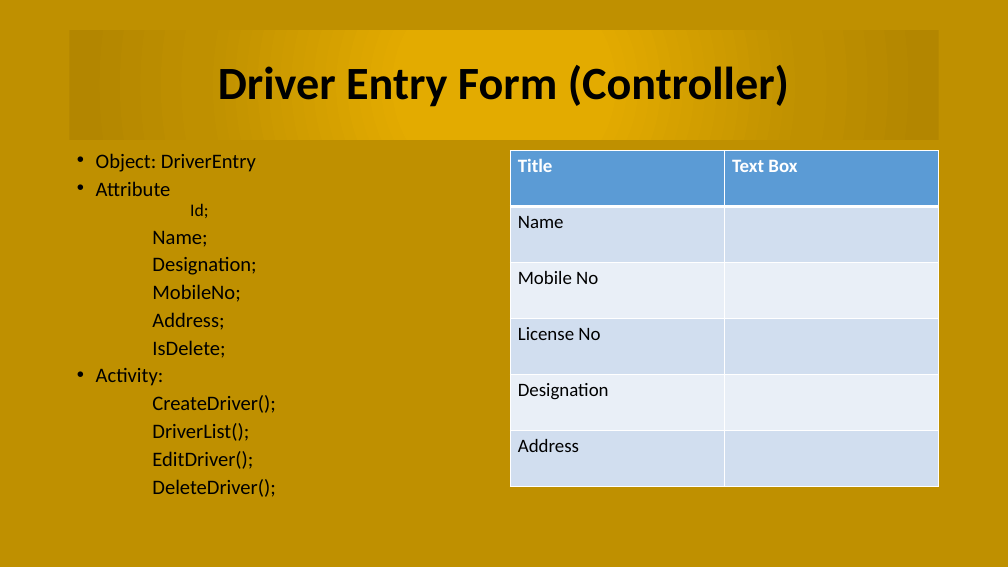
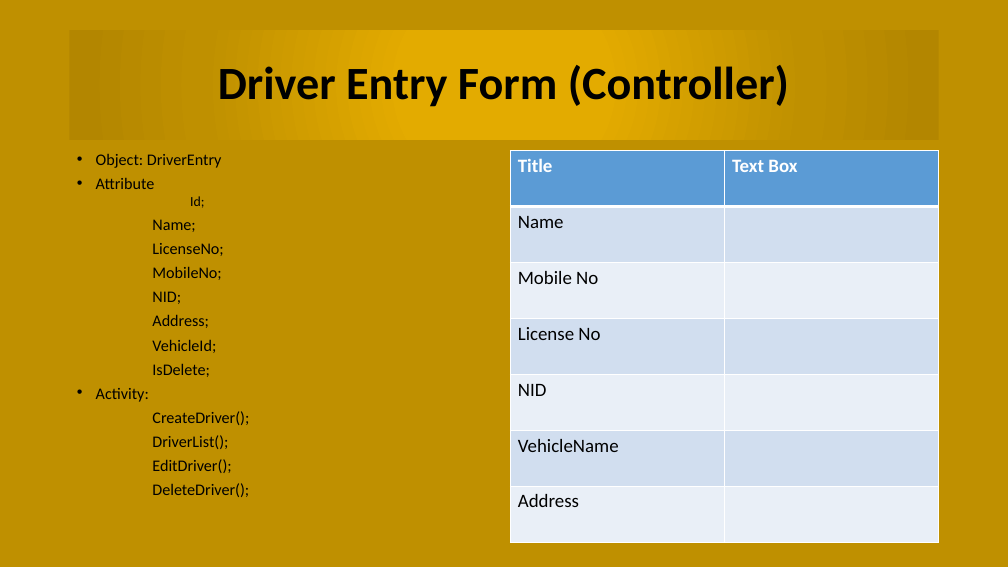
Before and after one commit to chittoranjan/BCCVehicleManagemant, a slide deck: slide 8 of Document/Vehicle Management Presentation.pptx (slide 7 before the commit). Drawn at 1008x567 pixels with LibreOffice and Linux fonts; fonts in the diff are those of the drawing. Boxes give left, top, right and bottom in pixels: in the first picture for what was removed or moved away, otherwise in the second. Text is boxed around its words. In the diff, an @@ line names an element or a change of style, - is before the commit and + after.

```diff
--- a/Document/Vehicle Management Presentation.pptx
+++ b/Document/Vehicle Management Presentation.pptx
@@ text at [96,154,249,497]: size 19.6 to 15.4 pt in "Object: DriverEntry", "Attribute", "Name;", "MobileNo;" and 7 more places; size 16.8 to 13.2 pt in "Id;" @@
@@ table at [510,151,938,542] @@
-row 5: Designation | 
+row 5: NID | 
+row 6: VehicleName | 
@@ text at [152,243,223,256]: text changed; size 19.6 to 15.4 pt @@
-Designation;
+LicenseNo;
@@ text at [152,291,181,304]: paragraph added @@
+NID;
@@ text at [152,339,216,353]: paragraph added @@
+VehicleId;
```
Also in this commit, not shown: 2 other slides changed, 1 slide added, 8 other files.
